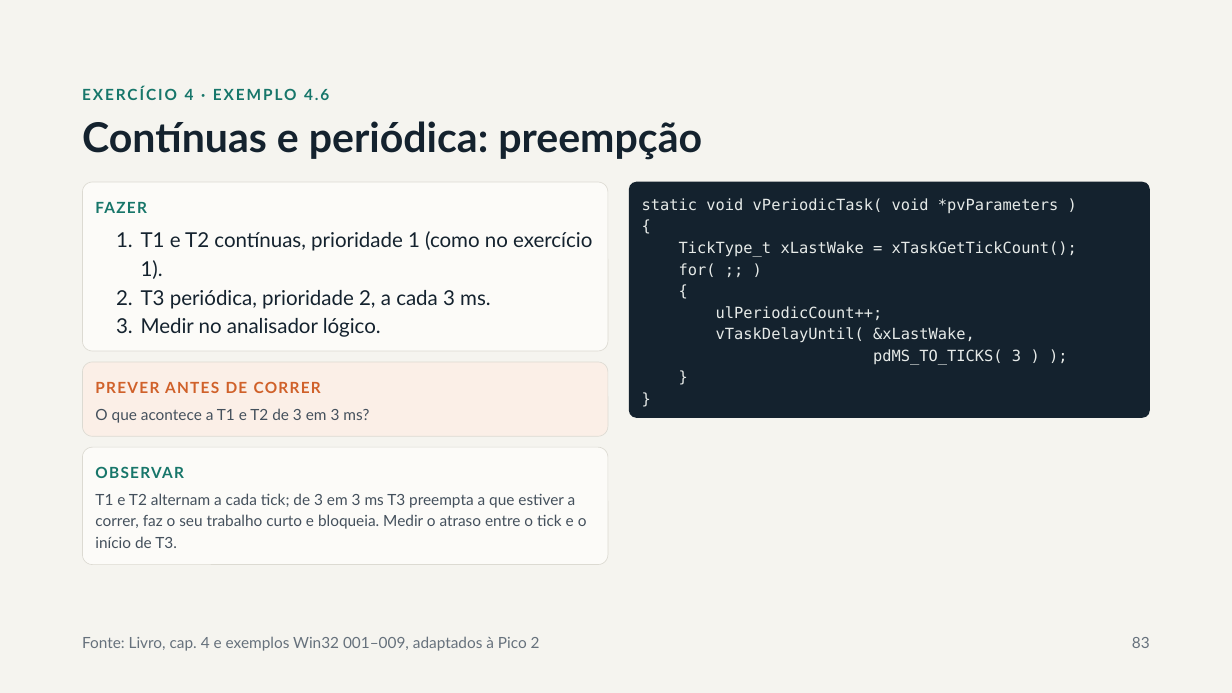
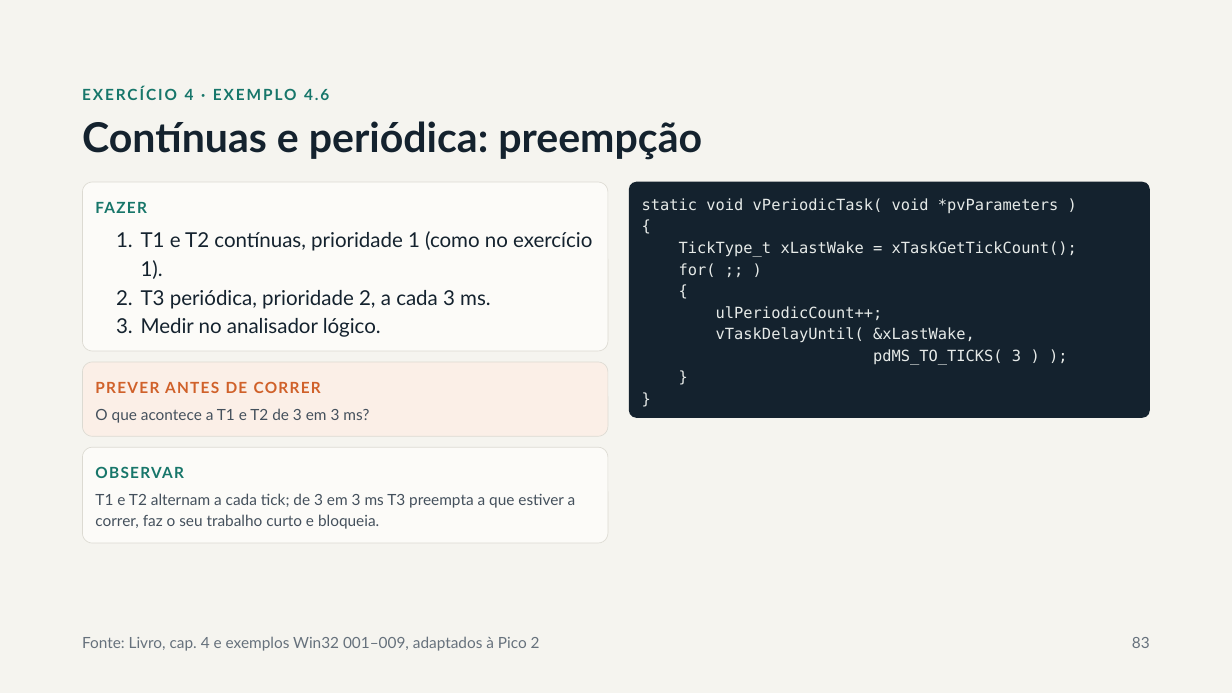
Before and after one commit to RPOA/Formacao_FreeRTOS, a slide deck: slide 83 of Slides/Formação FreeRTOS.pptx. Drawn at 1232x693 pixels with LibreOffice and Linux fonts; fonts in the diff are those of the drawing. Boxes give left, top, right and bottom in pixels: in the first picture for what was removed or moved away, otherwise in the second. Text is boxed around its words. In the diff, an @@ line names an element or a change of style, - is before the commit and + after.

Commit message:
update presentation

```diff
--- a/Slides/Formação FreeRTOS.pptx
+++ b/Slides/Formação FreeRTOS.pptx
@@ rounded rectangle: place and size @@
-rounded rectangle at box(82, 447, 608, 565)
+rounded rectangle at box(82, 447, 608, 543)
@@ rounded rectangle at box(82, 447, 608, 543): proportions changed @@
@@ text at box(95, 493, 576, 529): text changed @@
-T1 e T2 alternam a cada tick; de 3 em 3 ms T3 preempta a que estiver a correr, faz o seu trabalho curto e bloqueia. Medir o atraso entre o tick e o início de T3.
+T1 e T2 alternam a cada tick; de 3 em 3 ms T3 preempta a que estiver a correr, faz o seu trabalho curto e bloqueia.
```
Also in this commit, not shown: 2 other slides changed, 1 other file.
